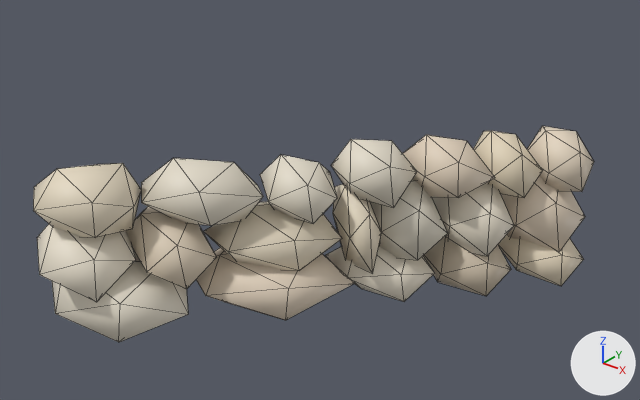
An edit to the glTF model assets/malta/countryside/farm_9_13_near.glb, drawn before and after from the same camera.
Before and after are seen from a camera (50 mm lens) standing at (501.48, -359.31, 74.62) and looking at (498.72, -355.87, 72.48). The lights are fixed; the arrows at lower right show +X, +Y and +Z. The older version comes first. Mesh edges are drawn as thin lines.

In view in the first picture: 'geometry_0'.
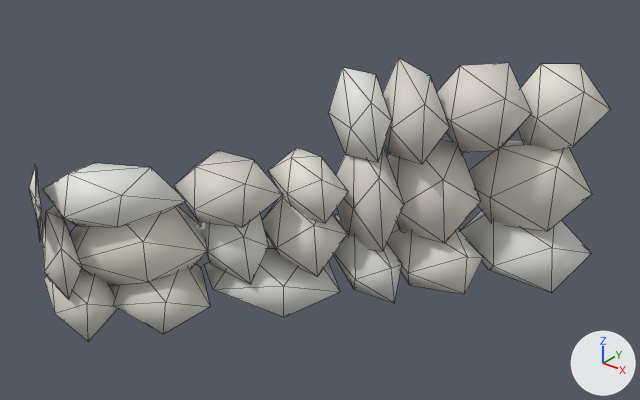
Boxes [x1, y1, x2, y2] around the edits, measured in the pictures (640 x 400 px; the box of a moved part takes in the faces that stretch with it):
'geometry_0', reshaped (31% taller)
    before: [33, 126, 594, 342]
    after: [29, 58, 611, 342]
part 1 of me_geometry_0, rebuilt
    before: [498, 234, 583, 286]
    after: [460, 211, 591, 292]
part 2 of me_geometry_0, rebuilt
    before: [196, 247, 355, 320]
    after: [204, 237, 340, 317]
part 3 of me_geometry_0, rebuilt
    before: [52, 250, 188, 342]
    after: [110, 264, 210, 334]
part 4 of me_geometry_0, rebuilt
    before: [326, 246, 435, 302]
    after: [334, 215, 402, 303]
part 5 of me_geometry_0, rebuilt (37% narrower, 19% taller)
    before: [204, 202, 342, 271]
    after: [262, 195, 348, 277]
part 6 of me_geometry_0, rebuilt
    before: [500, 176, 585, 251]
    after: [469, 140, 592, 231]
part 7 of me_geometry_0, rebuilt (50% wider)
    before: [126, 207, 217, 289]
    after: [70, 206, 207, 286]
part 8 of me_geometry_0, rebuilt
    before: [37, 224, 136, 302]
    after: [42, 206, 82, 300]
part 9 of me_geometry_0, rebuilt (10% taller)
    before: [260, 155, 337, 224]
    after: [268, 147, 349, 223]
part 10 of me_geometry_0, rebuilt (43% wider, 14% taller)
    before: [333, 184, 381, 273]
    after: [335, 149, 404, 251]
part 11 of me_geometry_0, rebuilt (11% narrower, 13% taller)
    before: [141, 158, 263, 226]
    after: [174, 150, 283, 227]
part 12 of me_geometry_0, rebuilt (34% wider, 14% shorter)
    before: [33, 163, 141, 238]
    after: [42, 163, 187, 227]
part 13 of me_geometry_0, rebuilt
    before: [403, 135, 495, 198]
    after: [387, 140, 481, 243]
part 14 of me_geometry_0, deleted (brown)
    before: [423, 236, 511, 296]
part 15 of me_geometry_0, deleted
    before: [527, 126, 594, 192]
part 16 of me_geometry_0, deleted (beige)
    before: [473, 131, 543, 198]
part 17 of me_geometry_0, moved or reshaped
    before: [331, 139, 514, 260]
    after: [200, 58, 611, 294]
part 18 of me_geometry_0, added
    after: [29, 165, 117, 342]

What changed in the scene script:
```text
Change me_geometry_0:
    remove me_geometry_0.from_pydata(...)  # 228 vertices, 380 faces; spans x 497.75..499.77, y -357.28..-354.35, z 71.78..72.88
    add me_geometry_0.from_pydata(...)  # 252 vertices, 420 faces; spans x 497.73..499.81, y -357.26..-354.34, z 71.78..73.24
    me_geometry_0 part 1: the loose piece of 12 vertices spanning x 499.24..499.77, y -354.97..-354.35, z 71.78..72.11 is rebuilt with 12 vertices and now spans x 499.07..499.81, y -355.18..-354.34, z 71.78..72.25
    me_geometry_0 part 2: the loose piece of 12 vertices spanning x 498.2..499.01, y -356.58..-355.72, z 71.91..72.26 is rebuilt with 12 vertices and now spans x 498.24..498.96, y -356.52..-355.73, z 71.92..72.27
    me_geometry_0 part 3: the loose piece of 12 vertices spanning x 497.75..498.55, y -357.2..-356.44, z 72.0..72.37 is rebuilt with 12 vertices and now spans x 497.93..498.6, y -356.97..-356.34, z 71.96..72.31
    me_geometry_0 part 4: the loose piece of 12 vertices spanning x 498.66..499.21, y -355.89..-355.2, z 71.86..72.21 is rebuilt with 12 vertices and now spans x 498.54..499.2, y -355.93..-355.42, z 71.92..72.3
    me_geometry_0 part 5: the loose piece of 12 vertices spanning x 498.32..498.88, y -356.47..-355.72, z 72.14..72.51 is rebuilt with 12 vertices and now spans x 498.44..498.92, y -356.24..-355.72, z 72.14..72.55
    me_geometry_0 part 6: the loose piece of 12 vertices spanning x 499.23..499.74, y -354.98..-354.41, z 71.98..72.49 is rebuilt with 12 vertices and now spans x 499.09..499.76, y -355.1..-354.38, z 72.11..72.68
    me_geometry_0 part 7: the loose piece of 12 vertices spanning x 497.99..498.56, y -356.85..-356.34, z 72.2..72.57 is rebuilt with 12 vertices and now spans x 497.9..498.53, y -357.1..-356.33, z 72.2..72.67
    me_geometry_0 part 8: the loose piece of 12 vertices spanning x 497.81..498.35, y -357.28..-356.66, z 72.23..72.63 is rebuilt with 12 vertices and now spans x 497.76..498.24, y -357.22..-356.9, z 72.22..72.67
    me_geometry_0 part 9: the loose piece of 12 vertices spanning x 498.43..498.89, y -356.21..-355.73, z 72.4..72.78 is rebuilt with 12 vertices and now spans x 498.46..498.92, y -356.14..-355.73, z 72.45..72.77
    me_geometry_0 part 10: the loose piece of 12 vertices spanning x 498.61..499.08, y -355.88..-355.54, z 72.1..72.58 is rebuilt with 12 vertices and now spans x 498.61..499.12, y -355.83..-355.47, z 72.15..72.83
    me_geometry_0 part 11: the loose piece of 12 vertices spanning x 498.12..498.68, y -356.75..-356.1, z 72.45..72.85 is rebuilt with 12 vertices and now spans x 498.22..498.72, y -356.58..-356.07, z 72.49..72.8
    me_geometry_0 part 12: the loose piece of 12 vertices spanning x 497.83..498.32, y -357.21..-356.62, z 72.5..72.88 is rebuilt with 12 vertices and now spans x 497.89..498.45, y -357.11..-356.53, z 72.54..72.85
    me_geometry_0 part 13: the loose piece of 12 vertices spanning x 498.89..499.41, y -355.46..-355.01, z 72.4..72.8 is rebuilt with 12 vertices and now spans x 498.77..499.36, y -355.64..-355.0, z 72.18..72.81
    me_geometry_0 part 14: the loose piece of 12 vertices spanning x 498.94..499.53, y -355.37..-354.85, z 71.81..72.14 is deleted
    me_geometry_0 part 15: the loose piece of 12 vertices spanning x 499.31..499.74, y -354.81..-354.38, z 72.34..72.72 is deleted
    me_geometry_0 part 16: the loose piece of 12 vertices spanning x 499.13..499.54, y -355.14..-354.71, z 72.38..72.76 is deleted
    me_geometry_0 part 17: 36 vertices removed from x 498.7..499.51, y -355.86..-354.86, z 72.0..72.83; 72 vertices added at x 498.25..499.78, y -356.52..-354.39, z 71.87..73.24
    me_geometry_0 part 18: 24 vertices added at x 497.73..498.31, y -357.26..-356.8, z 72.03..72.9
```
